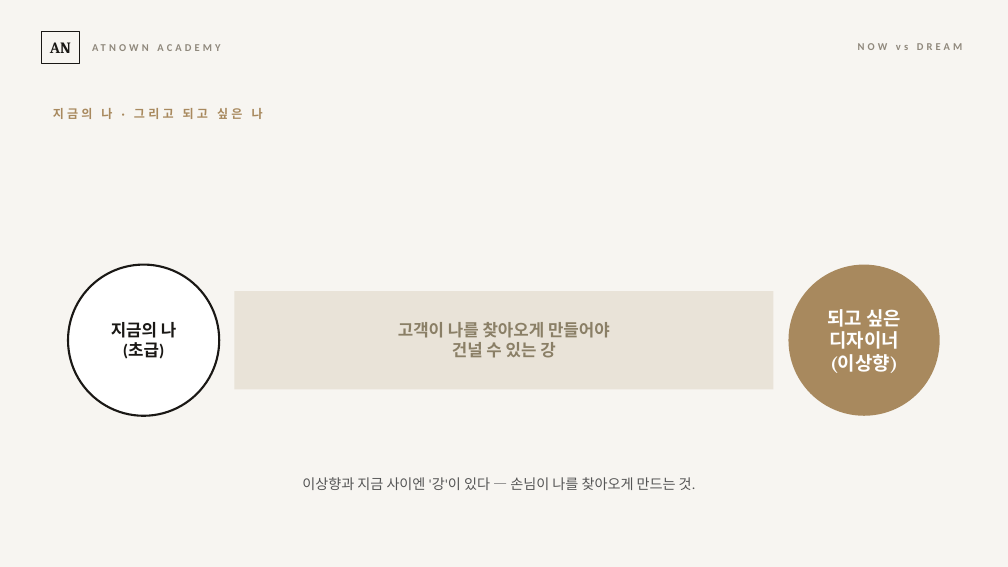
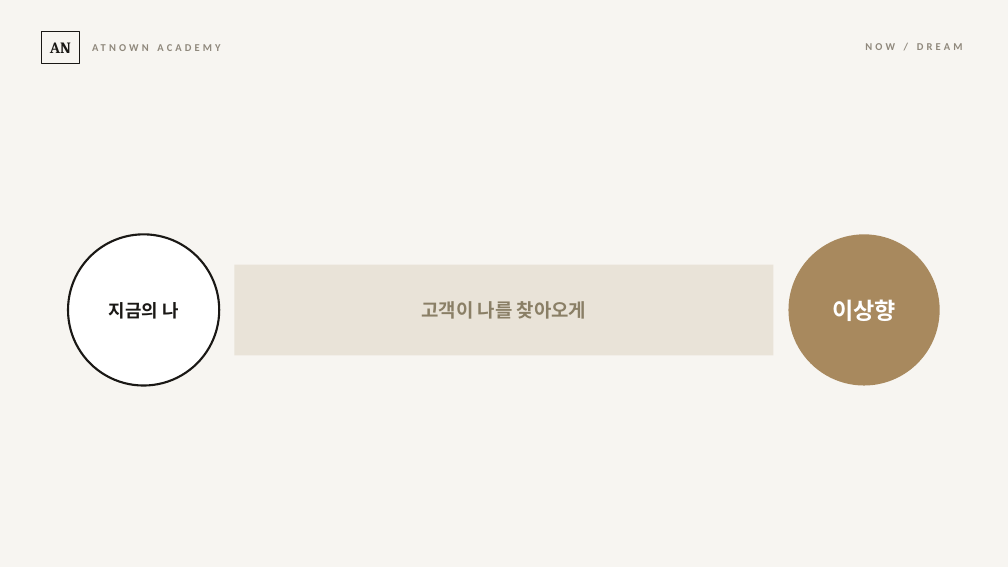
Before and after one commit to cksghrj22-bot/-, a slide deck: slide 3 of content/교육/2026-07-23_교육시스템_정본/시즈_오리엔테이션.pptx. Drawn at 1008x567 pixels with LibreOffice and Linux fonts; fonts in the diff are those of the drawing. Boxes give left, top, right and bottom in pixels: in the first picture for what was removed or moved away, otherwise in the second. Text is boxed around its words. In the diff, an @@ line names an element or a change of style, - is before the commit and + after.

```diff
--- a/content/교육/2026-07-23_교육시스템_정본/시즈_오리엔테이션.pptx
+++ b/content/교육/2026-07-23_교육시스템_정본/시즈_오리엔테이션.pptx
@@ text at <box>865,43,963,50</box>: text changed @@
-NOW vs DREAM
+NOW / DREAM
@@ text removed at <box>53,108,263,119</box> @@
-지금의 나 · 그리고 되고 싶은 나
@@ text "지금의 나" at <box>109,302,178,319</box>: size 16 to 17 pt @@
@@ 2 ellipses, 1 text: place and size @@
-2 ellipses, 1 text at <box>68,265,940,416</box>
+2 ellipses, 1 text at <box>68,234,940,386</box>
@@ rectangle: place and size @@
-rectangle at <box>234,291,774,389</box>
+rectangle at <box>234,265,774,355</box>
@@ text at <box>832,299,896,321</box>: text changed; size 18 to 22 pt @@
-되고 싶은
-디자이너
-(이상향)
+이상향
@@ text at <box>421,301,587,319</box>: text changed; size 16 to 18 pt @@
-고객이 나를 찾아오게 만들어야
-건널 수 있는 강
+고객이 나를 찾아오게
@@ text at <box>123,343,164,359</box>: paragraph removed @@
-(초급)
@@ text removed at <box>302,477,696,490</box> @@
-이상향과 지금 사이엔 '강'이 있다 — 손님이 나를 찾아오게 만드는 것.
```
Also in this commit, not shown: 5 other slides changed, 1 other file.
